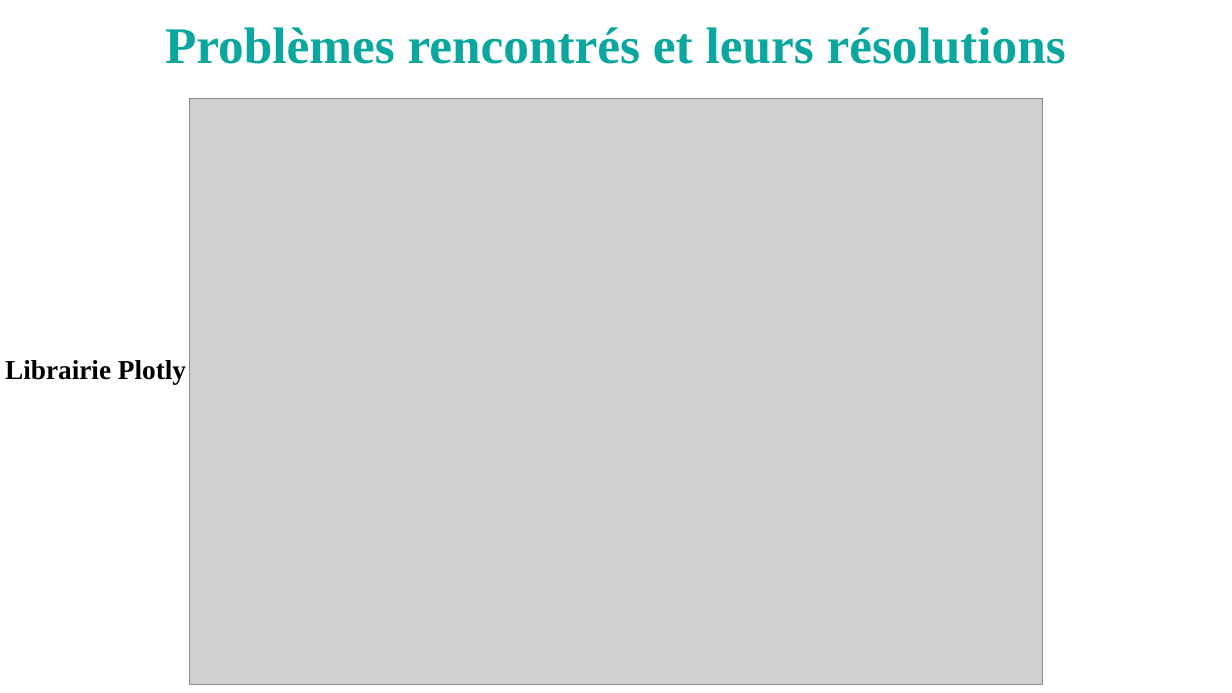
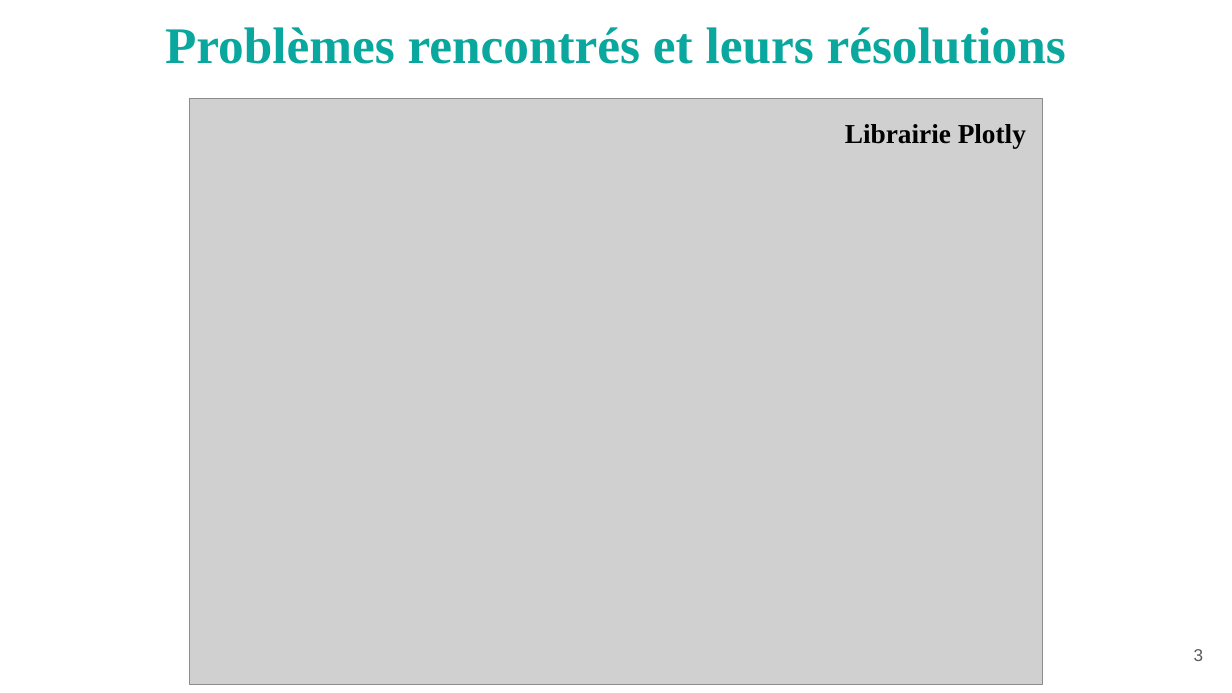
Before and after one commit to SaiedS/Gari, a slide deck: slide 3 of Rapport_Stage_GroupeB_PowerPoint.pptx. Drawn at 1232x693 pixels with LibreOffice and Linux fonts; fonts in the diff are those of the drawing; grey boxes stand for pictures. Boxes give left, top, right and bottom in pixels: in the first picture for what was removed or moved away, otherwise in the second. Text is boxed around its words. In the diff, an @@ line names an element or a change of style, - is before the commit and + after.

```diff
--- a/Rapport_Stage_GroupeB_PowerPoint.pptx
+++ b/Rapport_Stage_GroupeB_PowerPoint.pptx
@@ text "Librairie Plotly": place and size @@
-text "Librairie Plotly" at (5, 360, 186, 384)
+text "Librairie Plotly" at (845, 124, 1026, 148)
@@ page number added at (1194, 649, 1204, 661), 10 pt, text #595959 @@
+3
```
Also in this commit, not shown: 10 other slides changed, 2 slides added, 1 slide removed, 3 other files.
